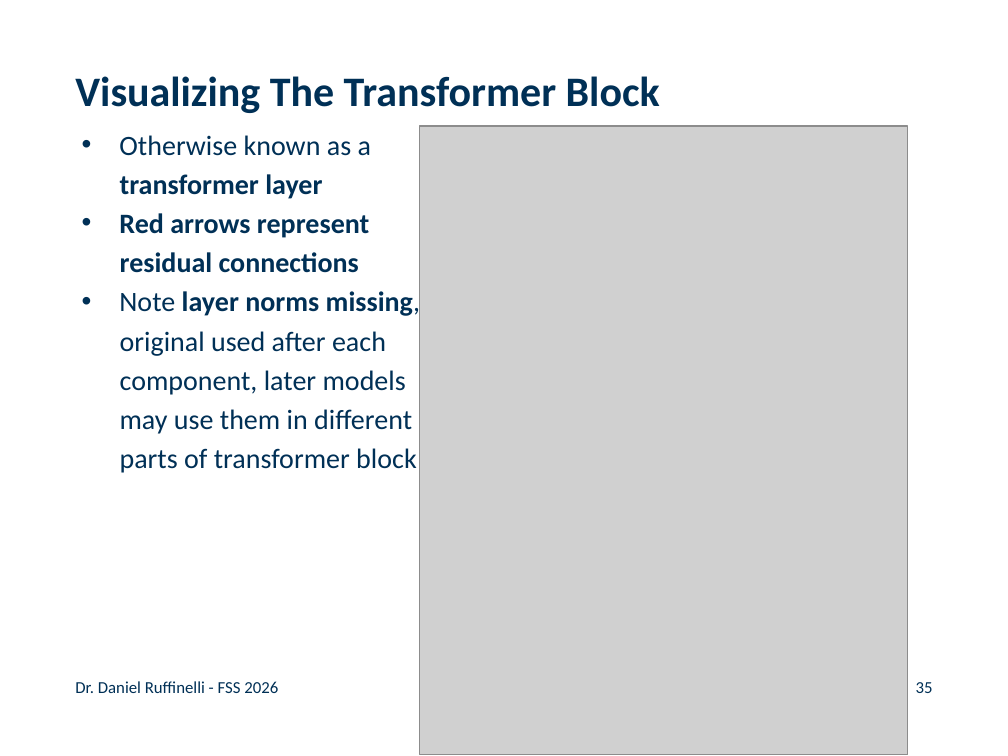
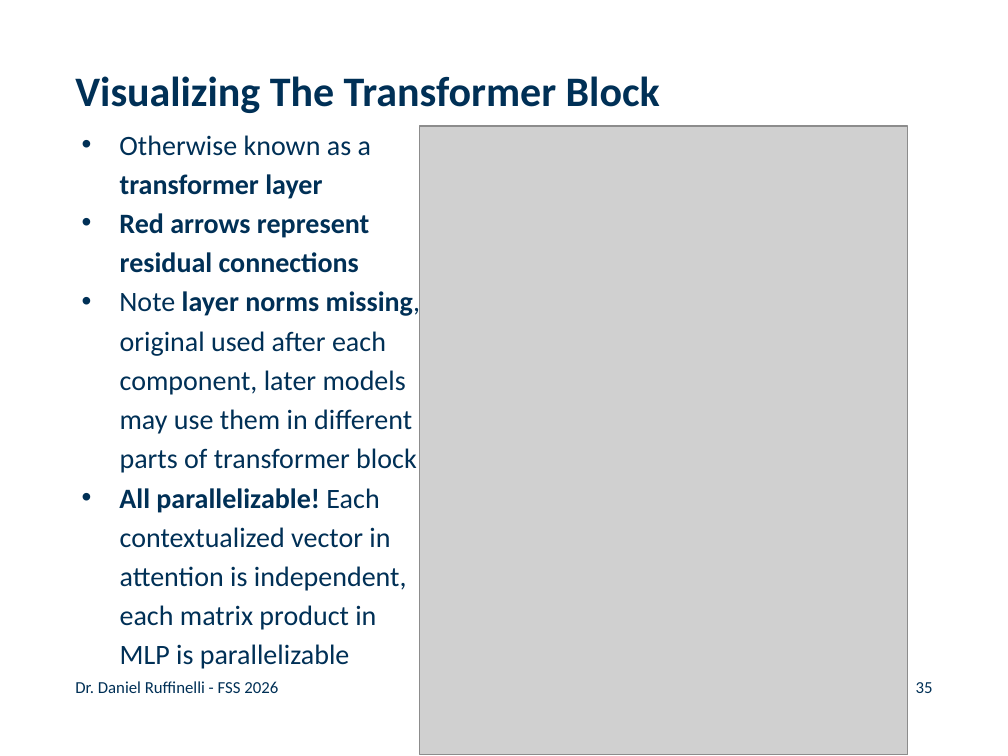
Before and after one commit to rufex2001/teaching_llms, a slide deck: slide 35 of lectures/04_transformers/04_transformers.pptx. Drawn at 1008x756 pixels with LibreOffice and Linux fonts; fonts in the diff are those of the drawing; grey boxes stand for pictures; background and template pictures are left out. Boxes give left, top, right and bottom in pixels: in the first picture for what was removed or moved away, otherwise in the second. Text is boxed around its words. In the diff, an @@ line names an element or a change of style, - is before the commit and + after.

```diff
--- a/lectures/04_transformers/04_transformers.pptx
+++ b/lectures/04_transformers/04_transformers.pptx
@@ text at [119,488,407,669]: paragraphs added @@
+• All parallelizable! Each
+contextualized vector in
+attention is independent,
+each matrix product in
+MLP is parallelizable
```
Also in this commit, not shown: 1 other file.
